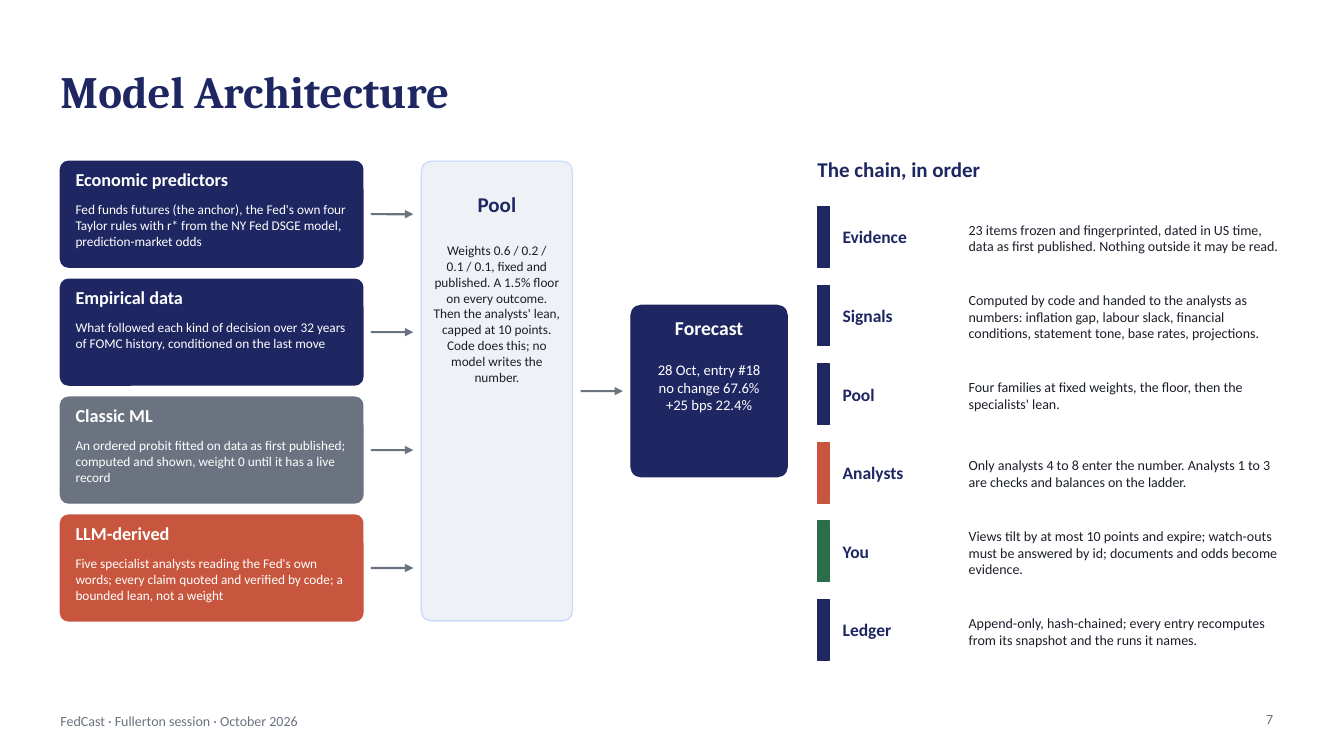
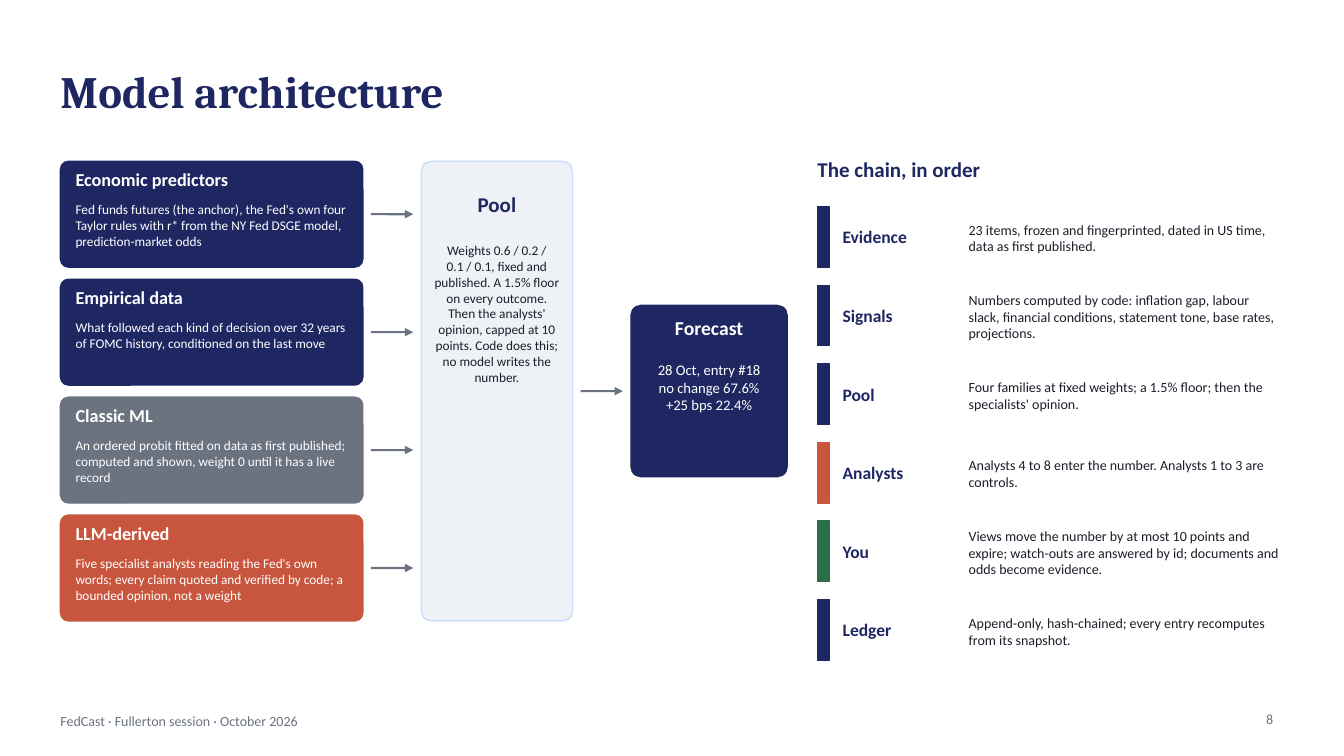
Before and after one commit to kmt112/fed-forecast, a slide deck: slide 8 of docs/FedCast_Fullerton.pptx (slide 7 before the commit). Drawn at 1344x756 pixels with LibreOffice and Linux fonts; fonts in the diff are those of the drawing. Boxes give left, top, right and bottom in pixels: in the first picture for what was removed or moved away, otherwise in the second. Text is boxed around its words. In the diff, an @@ line names an element or a change of style, - is before the commit and + after.

```diff
--- a/docs/FedCast_Fullerton.pptx
+++ b/docs/FedCast_Fullerton.pptx
@@ title at <box>60,77,443,109</box>: text changed @@
-Model Architecture
+Model architecture
@@ text at <box>969,225,1265,254</box>: text changed @@
-23 items frozen and fingerprinted, dated in US time, data as first published. Nothing outside it may be read.
+23 items, frozen and fingerprinted, dated in US time, data as first published.
@@ text at <box>435,245,559,382</box>: text changed @@
-Weights 0.6 / 0.2 / 0.1 / 0.1, fixed and published. A 1.5% floor on every outcome. Then the analysts' lean, capped at 10 points. Code does this; no model writes the number.
+Weights 0.6 / 0.2 / 0.1 / 0.1, fixed and published. A 1.5% floor on every outcome. Then the analysts' opinion, capped at 10 points. Code does this; no model writes the number.
@@ text at <box>969,295,1275,341</box>: text changed @@
-Computed by code and handed to the analysts as numbers: inflation gap, labour slack, financial conditions, statement tone, base rates, projections.
+Numbers computed by code: inflation gap, labour slack, financial conditions, statement tone, base rates, projections.
@@ text at <box>969,382,1263,412</box>: text changed @@
-Four families at fixed weights, the floor, then the specialists' lean.
+Four families at fixed weights; a 1.5% floor; then the specialists' opinion.
@@ text at <box>969,460,1264,487</box>: text changed @@
-Only analysts 4 to 8 enter the number. Analysts 1 to 3 are checks and balances on the ladder.
+Analysts 4 to 8 enter the number. Analysts 1 to 3 are controls.
@@ text at <box>969,531,1278,574</box>: text changed @@
-Views tilt by at most 10 points and expire; watch-outs must be answered by id; documents and odds become evidence.
+Views move the number by at most 10 points and expire; watch-outs are answered by id; documents and odds become evidence.
@@ text at <box>76,558,343,603</box>: text changed @@
-Five specialist analysts reading the Fed's own words; every claim quoted and verified by code; a bounded lean, not a weight
+Five specialist analysts reading the Fed's own words; every claim quoted and verified by code; a bounded opinion, not a weight
@@ text at <box>969,618,1264,648</box>: text changed @@
-Append-only, hash-chained; every entry recomputes from its snapshot and the runs it names.
+Append-only, hash-chained; every entry recomputes from its snapshot.
@@ page number at <box>1266,714,1273,724</box>: text changed @@
-7
+8
```
Also in this commit, not shown: 8 other slides changed, 1 slide added, 2 other files.
